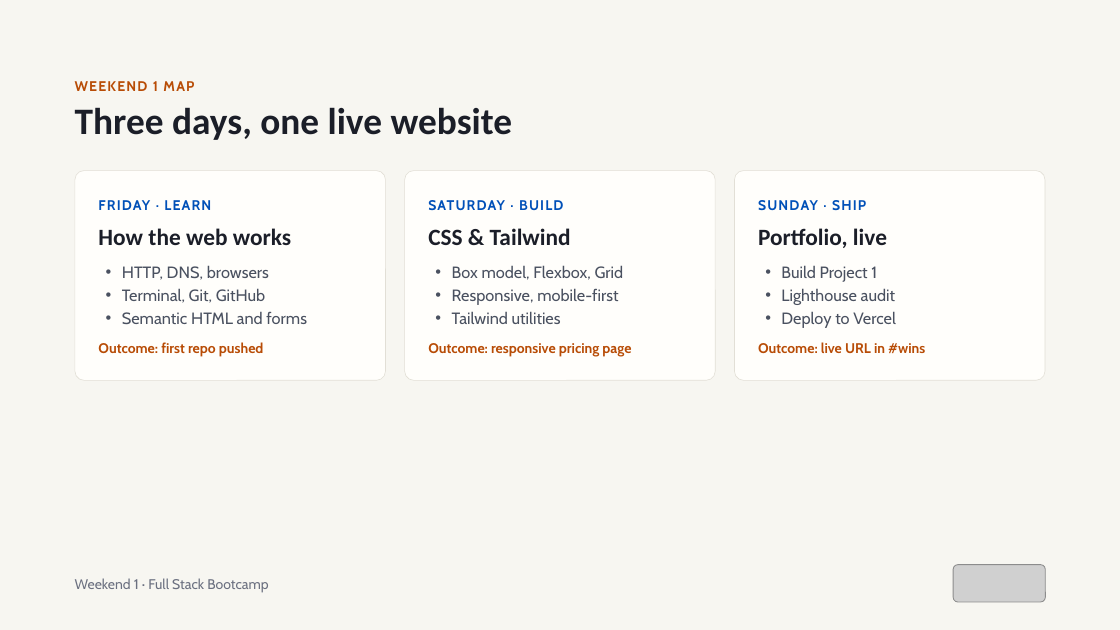
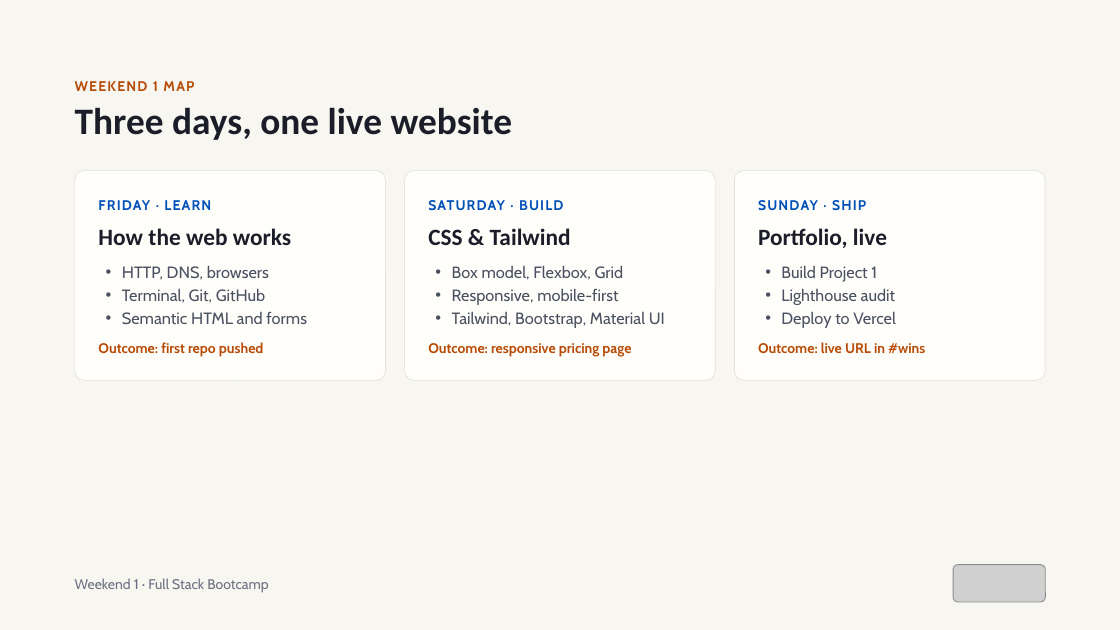
Before and after one commit to Matiz009/web-qi, a slide deck: slide 2 of resources/Weekend 1 — Dev Foundations & Modern Web.pptx. Drawn at 1120x630 pixels with LibreOffice and Linux fonts; fonts in the diff are those of the drawing; grey boxes stand for pictures. Boxes give left, top, right and bottom in pixels: in the first picture for what was removed or moved away, otherwise in the second. Text is boxed around its words. In the diff, an @@ line names an element or a change of style, - is before the commit and + after.

```diff
--- a/resources/Weekend 1 — Dev Foundations & Modern Web.pptx
+++ b/resources/Weekend 1 — Dev Foundations & Modern Web.pptx
@@ text at (x1=452, y1=311, x2=665, y2=328): text changed @@
-• Tailwind utilities
+• Tailwind, Bootstrap, Material UI
```
Also in this commit, not shown: 9 other slides changed, 22 slides added, 5 other files.
